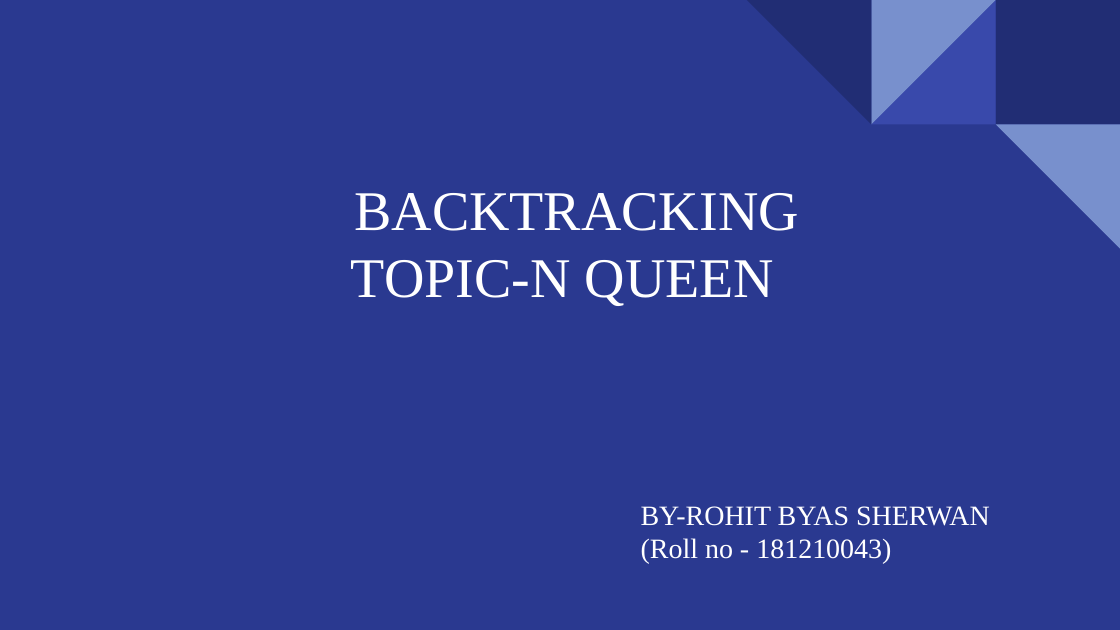
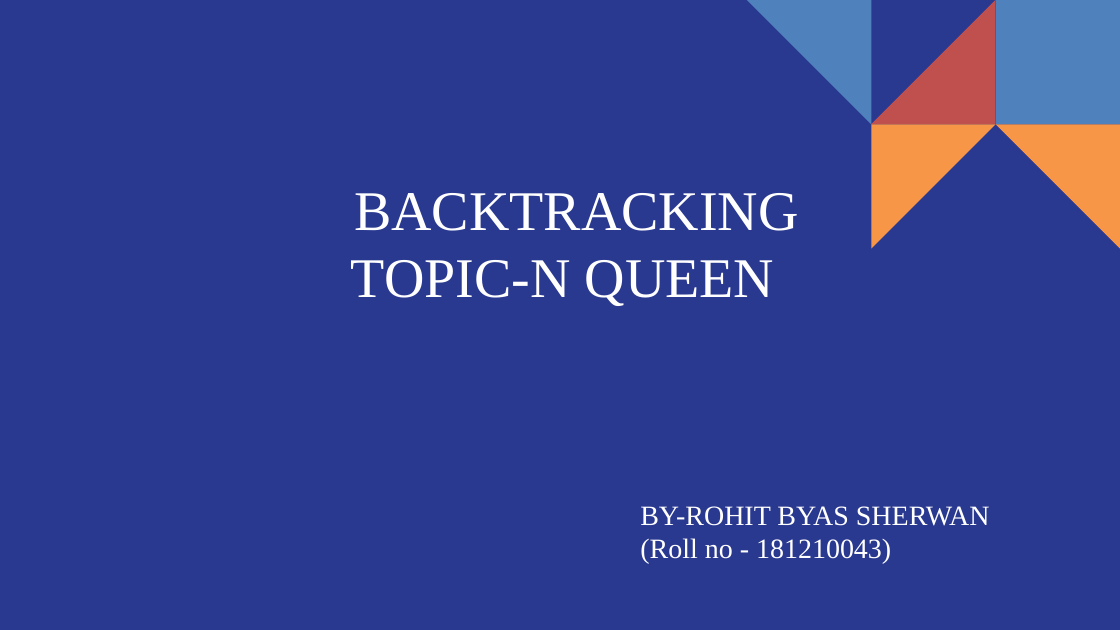
Before and after one commit to nitcse2018/daa-rohitsherwan366, a slide deck: slide 1 of Backtracking.pptx. Drawn at 1120x630 pixels with LibreOffice and Linux fonts; fonts in the diff are those of the drawing. Boxes give left, top, right and bottom in pixels: in the first picture for what was removed or moved away, otherwise in the second. Text is boxed around its words. In the diff, an @@ line names an element or a change of style, - is before the commit and + after.

```diff
--- a/Backtracking.pptx
+++ b/Backtracking.pptx
@@ right triangle at (747,0,871,124): fill #212D74 to #4F81BD @@
@@ right triangle at (871,0,996,124): fill #3949AB to #C0504D @@
@@ right triangle removed at (871,0,996,124) @@
@@ rectangle at (996,0,1120,124): fill #212D74 to #4F81BD @@
@@ right triangle added at (871,124,996,249), fill #F79646 @@
@@ right triangle at (996,124,1120,249): fill #7890CD to #F79646 @@
```
Also in this commit, not shown: 6 other slides changed.
